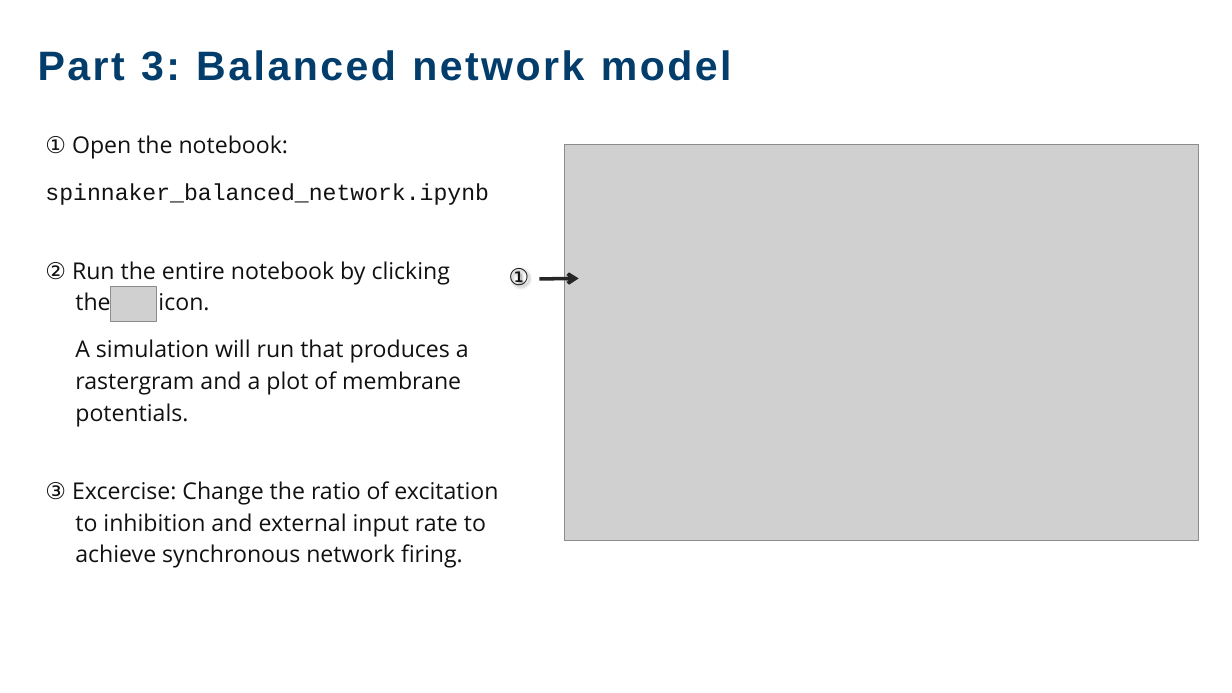
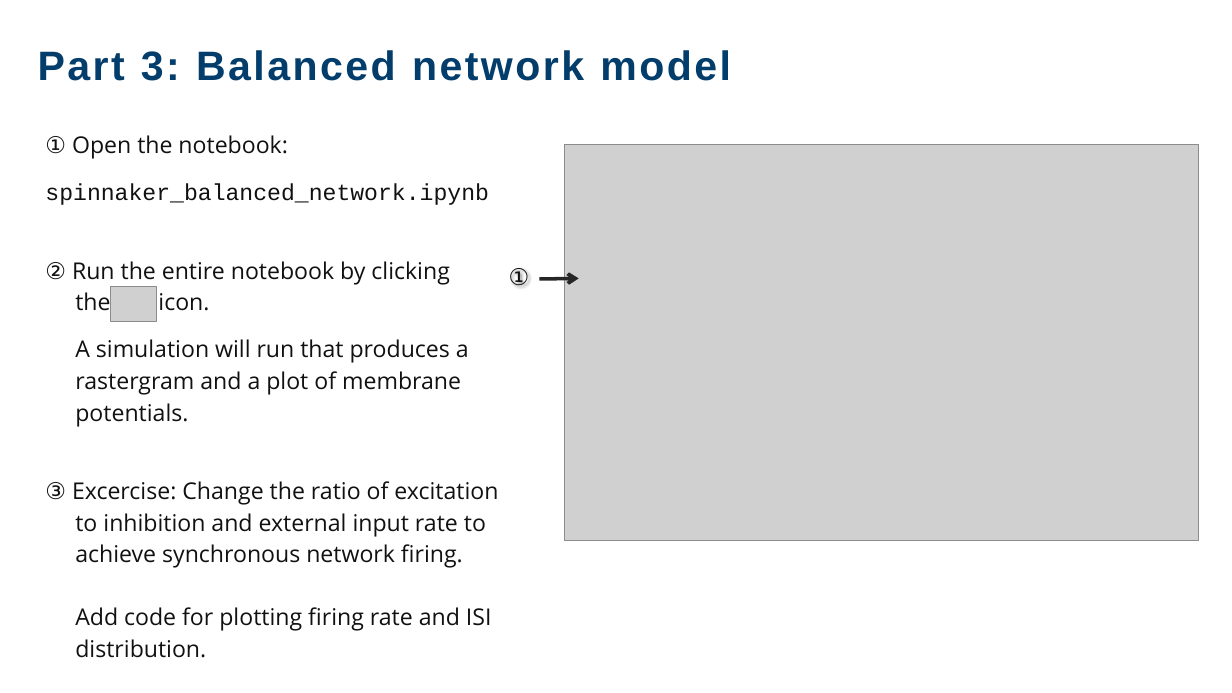
Before and after one commit to clinssen/ebrains-nestml-spinnaker, a slide deck: slide 11 of spinnaker-ebrains-at-NEST-Conference-2026.pptx. Drawn at 1232x693 pixels with LibreOffice and Linux fonts; fonts in the diff are those of the drawing; grey boxes stand for pictures; background and template pictures are left out. Boxes give left, top, right and bottom in pixels: in the first picture for what was removed or moved away, otherwise in the second. Text is boxed around its words. In the diff, an @@ line names an element or a change of style, - is before the commit and + after.

Commit message:
improve text of balanced network tutorial

```diff
--- a/spinnaker-ebrains-at-NEST-Conference-2026.pptx
+++ b/spinnaker-ebrains-at-NEST-Conference-2026.pptx
@@ text at box(45, 481, 498, 658): text changed @@
-③ Excercise: Change the ratio of excitation
-to inhibition and external input rate to
-achieve synchronous network firing.
+③ Excercise: Change the ratio of excitation
+to inhibition and external input rate to
+achieve synchronous network firing.
+Add code for plotting firing rate and ISI
+distribution.
```
Also in this commit, not shown: 1 other file.
